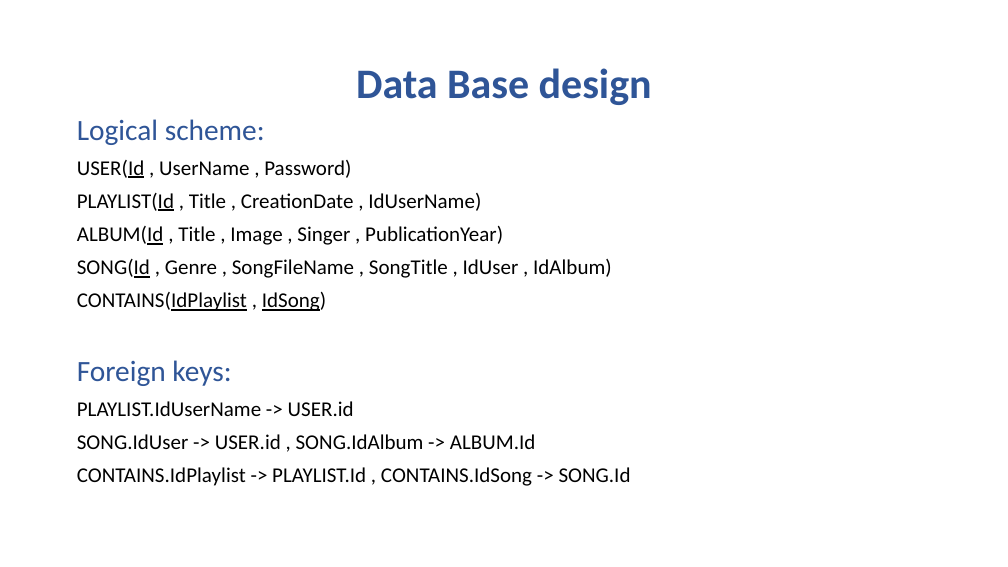
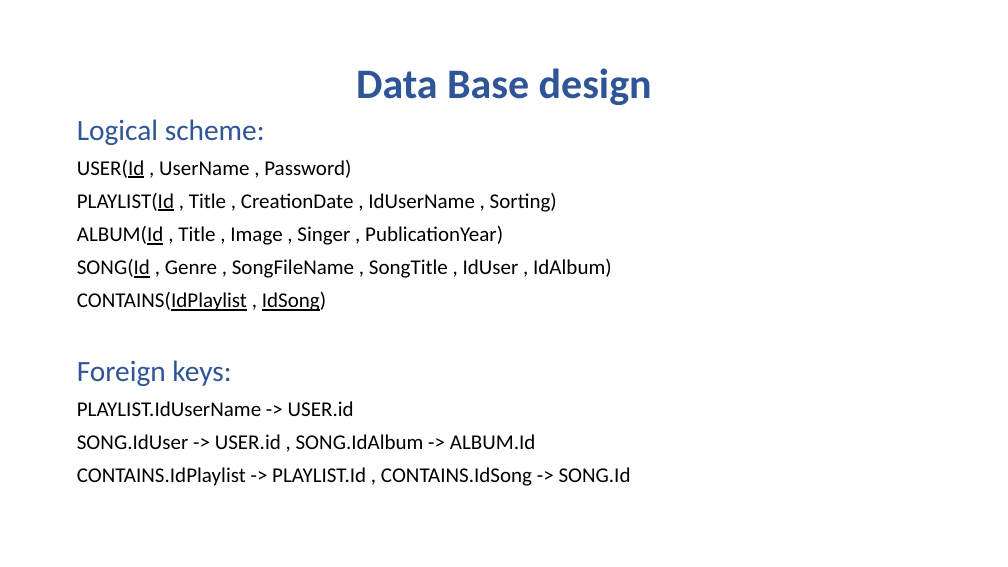
Before and after one commit to matteoNunz/ProgettoTIW_2, a slide deck: slide 3 of PlayList musicale - presentation.pptx. Drawn at 1008x567 pixels with LibreOffice and Linux fonts; fonts in the diff are those of the drawing. Boxes give left, top, right and bottom in pixels: in the first picture for what was removed or moved away, otherwise in the second. Text is boxed around its words. In the diff, an @@ line names an element or a change of style, - is before the commit and + after.

Commit message:
Added presentation

```diff
--- a/PlayList musicale - presentation.pptx
+++ b/PlayList musicale - presentation.pptx
@@ text at (77, 193, 557, 212): text changed @@
-PLAYLIST(Id , Title , CreationDate , IdUserName)
+PLAYLIST(Id , Title , CreationDate , IdUserName , Sorting)
```
Also in this commit, not shown: 12 other slides changed, 8 slides added, 4 slides removed.
